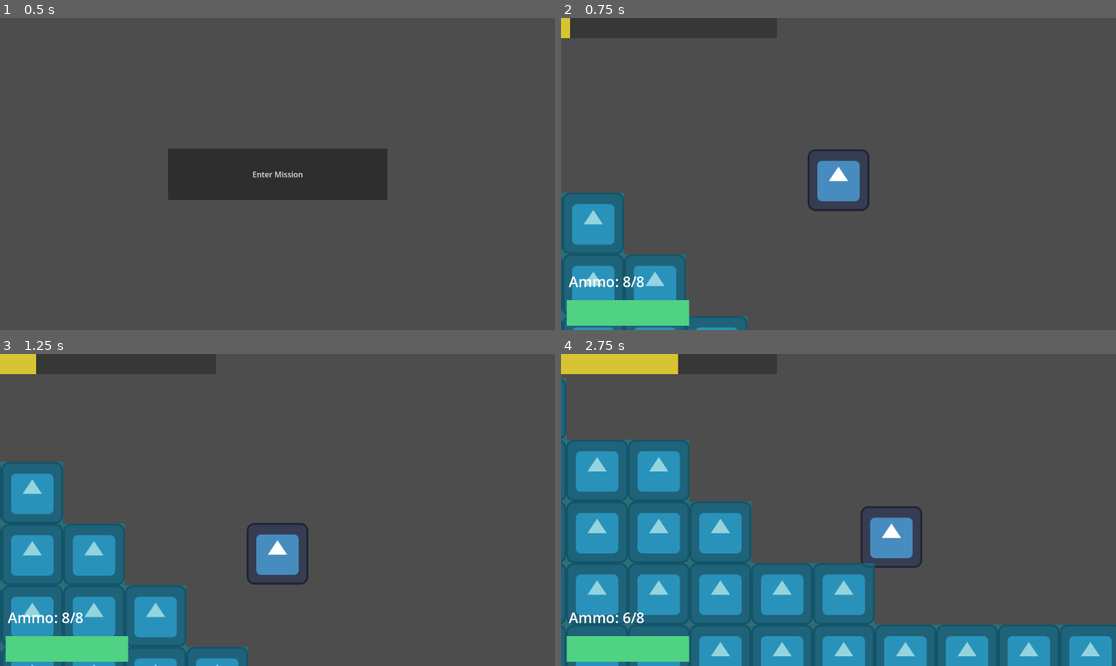
Above: before the commit, frames 1-4 (two rows, left to right).
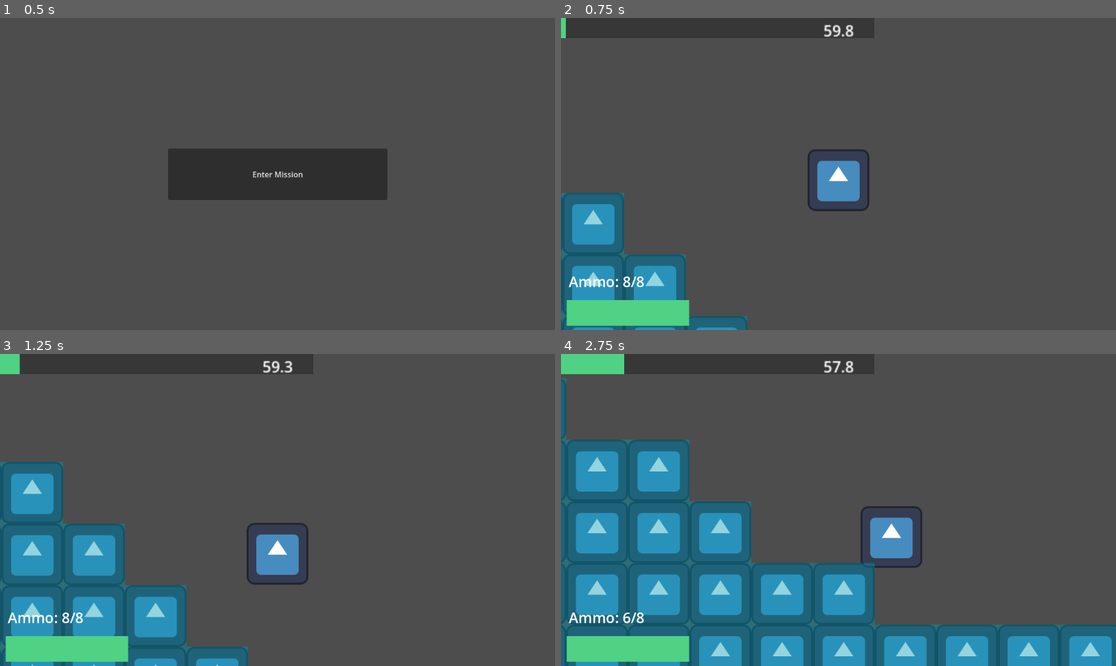
Above: after the commit, the same moments.

Repository: dzfrias/gladiator
Game: Godot game, scene res://scenes/test_scene.tscn
Two runs of this game, one before a commit and one after it. Both use one fixed random seed, a clock stepped at 60 frames per second and the inputs below. The engine's default icon, where the game draws it, is replaced by a stand-in: a white triangle on a blue panel in a dark square.
Inputs (mouse positions are in pixels of both pictures, inside the frame that each line leads up to):
- Up to frame 1 (0.5 s): no input
- Up to frame 2 (0.75 s): click "Enter Mission" at 0.5 s
- Up to frame 3 (1.25 s): no input
- Up to frame 4 (2.75 s): move the mouse to (960, 494) at 1.27 s; press the mouse at (960, 494) at 1.28 s; hold D (right) from 1.28 s (still down); tap Space (jump) at 1.52, 1.82, 2.27, 2.57 s; move the mouse to (727, 525) at 2.02 s; release the mouse at (727, 525) at 2.03 s; tap E (roll) at 2.1 s

Frame 1 is identical in both runs. In frame 2, 0.2% of the frame differs, in the area x 0-53%, y 0-7%; in frame 3, 0.5%; in frame 4, 1.5%.

Commit message:
Add mission survival timer

Diff:
--- a/scenes/mission.tscn
+++ b/scenes/mission.tscn
@@ -11,6 +11,7 @@
 [ext_resource type="Script" path="res://scripts/ui/mission_ui.gd" id="8_lt0d7"]
 [ext_resource type="Script" path="res://scripts/ui/health_bar.gd" id="9_ia2mn"]
 [ext_resource type="PackedScene" uid="uid://bhayxr4wyjijd" path="res://scenes/acid_rain_indicator.tscn" id="9_iri0h"]
+[ext_resource type="PackedScene" uid="uid://beu7cb0rnolxb" path="res://scenes/survival_ui.tscn" id="10_dmfm5"]
 
 [sub_resource type="TileSetAtlasSource" id="TileSetAtlasSource_r4vu7"]
 texture = ExtResource("1_a3wti")
@@ -49,8 +50,9 @@
 
 [node name="UI" type="CanvasLayer" parent="."]
 script = ExtResource("8_lt0d7")
-lightning_scene = ExtResource("8_l4yi6")
-acid_rain_scene = ExtResource("9_iri0h")
+lightning_ui = ExtResource("8_l4yi6")
+acid_rain_ui = ExtResource("9_iri0h")
+survival_ui = ExtResource("10_dmfm5")
 
 [node name="Ammo" type="Label" parent="UI"]
 offset_left = 16.0
--- /dev/null
+++ b/scenes/survival_ui.tscn
@@ -0,0 +1,25 @@
+[gd_scene load_steps=2 format=3 uid="uid://beu7cb0rnolxb"]
+
+[ext_resource type="Script" path="res://scripts/ui/survival_timer.gd" id="1_lj44e"]
+
+[node name="SurvivalUI" type="Control"]
+layout_mode = 3
+anchors_preset = 5
+anchor_left = 0.5
+anchor_right = 0.5
+grow_horizontal = 2
+
+[node name="Timer" type="Label" parent="."]
+layout_mode = 1
+anchors_preset = 5
+anchor_left = 0.5
+anchor_right = 0.5
+offset_left = -150.0
+offset_top = 3.0
+offset_right = 2.0
+offset_bottom = 26.0
+grow_horizontal = 2
+scale = Vector2(1.98, 1.98)
+text = "30.0"
+horizontal_alignment = 1
+script = ExtResource("1_lj44e")
--- a/scripts/mission/survival_mission.gd
+++ b/scripts/mission/survival_mission.gd
@@ -1,6 +1,6 @@
 class_name SurvivalMission extends Mission
 
-var time := 30.0
+var time := 60.0
 
 func _process(delta: float) -> void:
 	time -= delta
--- a/scripts/ui/acid_rain_indicator.gd
+++ b/scripts/ui/acid_rain_indicator.gd
@@ -1,23 +1,17 @@
 class_name AcidRainIndicator extends ProgressBar
 
-# TODO this shouldn't be an exported reference. Eventually, we will be setting up
-# the UI and the random weather using some mission state. For now, this will have
-# to do
-@export var acid_rain: AcidRain
-
+var _acid_rain: AcidRain
 var _timer: SceneTreeTimer
 
-func _enter_tree() -> void:
-	# Running this in _enter_tree because we need to connect before the first
-	# signal is emitted
-	acid_rain.timer_changed.connect(_on_acid_rain_timer_changed)
-
 func _ready() -> void:
+	assert(MissionManager.weather is AcidRain)
+	_acid_rain = MissionManager.weather as AcidRain
+	_acid_rain.timer_changed.connect(_on_acid_rain_timer_changed)
 	value = 0
 
 func _process(_delta: float) -> void:
 	if not _timer: return
-	if acid_rain.enabled:
+	if _acid_rain.enabled:
 		ratio = _timer.time_left / max_value
 	else:
 		ratio = 1 - _timer.time_left / max_value
--- a/scripts/ui/lightning_indicator.gd
+++ b/scripts/ui/lightning_indicator.gd
@@ -1,10 +1,12 @@
 class_name LightningIndicator extends ProgressBar
 
-@export var lightning: Lightning
+var _lightning: Lightning
 
 func _ready() -> void:
+	assert(MissionManager.weather is Lightning)
+	_lightning = MissionManager.weather as Lightning
 	value = 0
-	max_value = lightning.tolerance_time
+	max_value = _lightning.tolerance_time
 
 func _process(_delta: float) -> void:
-	value = lightning.current_time
+	value = _lightning.current_time
--- a/scripts/ui/mission_ui.gd
+++ b/scripts/ui/mission_ui.gd
@@ -1,15 +1,16 @@
 class_name MissionUI extends CanvasLayer
 
-@export var lightning_scene: PackedScene
-@export var acid_rain_scene: PackedScene
+@export var lightning_ui: PackedScene
+@export var acid_rain_ui: PackedScene
+@export var survival_ui: PackedScene
 
 func _ready() -> void:
-	var indicator: Node
+	# Weather UI
 	if MissionManager.weather is AcidRain:
-		indicator = acid_rain_scene.instantiate()
-		indicator.acid_rain = MissionManager.weather
+		add_child(acid_rain_ui.instantiate())
 	if MissionManager.weather is Lightning:
-		indicator = lightning_scene.instantiate()
-		indicator.lightning = MissionManager.weather
-	if indicator != null:
-		add_child(indicator)
+		add_child(lightning_ui.instantiate())
+
+	# Mission UI
+	if MissionManager.mission is SurvivalMission:
+		add_child(survival_ui.instantiate())
--- /dev/null
+++ b/scripts/ui/survival_timer.gd
@@ -0,0 +1,8 @@
+extends Label
+
+func _ready() -> void:
+	assert(MissionManager.mission is SurvivalMission)
+	text = "%.1f" % MissionManager.mission.time
+
+func _process(_delta: float) -> void:
+	text = "%.1f" % MissionManager.mission.time
--- a/scripts/ui/test_mission_button.gd
+++ b/scripts/ui/test_mission_button.gd
@@ -6,5 +6,5 @@
 func _on_pressed() -> void:
 	MissionManager.mission = SurvivalMission.new()
 	MissionManager.mission.gold = 10
-	MissionManager.weather = Lightning.new()
+	MissionManager.weather = AcidRain.new()
 	MissionManager.enter_mission()
--- a/scripts/weather/acid_rain.gd
+++ b/scripts/weather/acid_rain.gd
@@ -17,9 +17,11 @@
 
 func _process(_delta: float) -> void:
 	global_position.x = Player.Instance.global_position.x
+	global_position.y = Player.Instance.global_position.y
 
 	if is_colliding():
 		var collider = get_collider()
+		print(collider)
 		if collider is Player and _can_damage:
 			var player = collider as Player
 			player.damage(damage)
Not shown: 1 places in scenes/mission.tscn that only renumber resources
Not shown: 1 places in scenes/procedural_generation_test.tscn that only renumber resources
